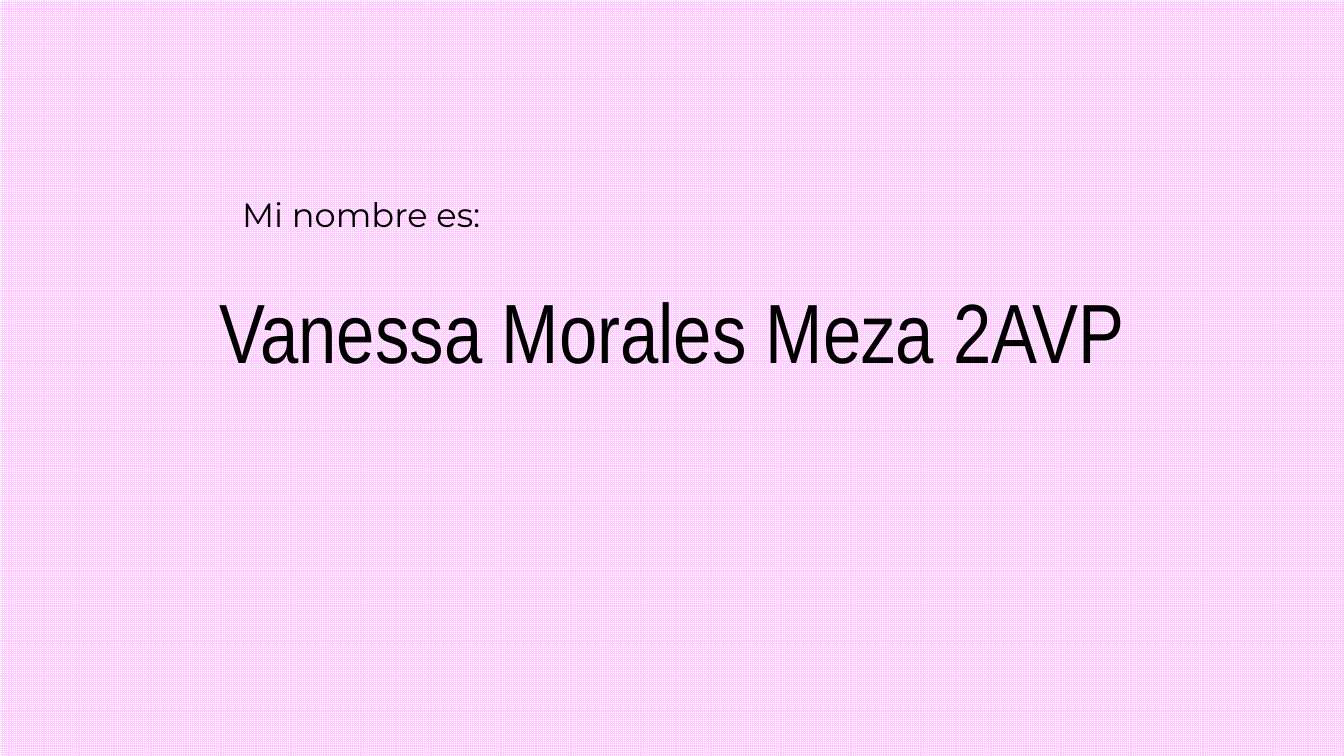
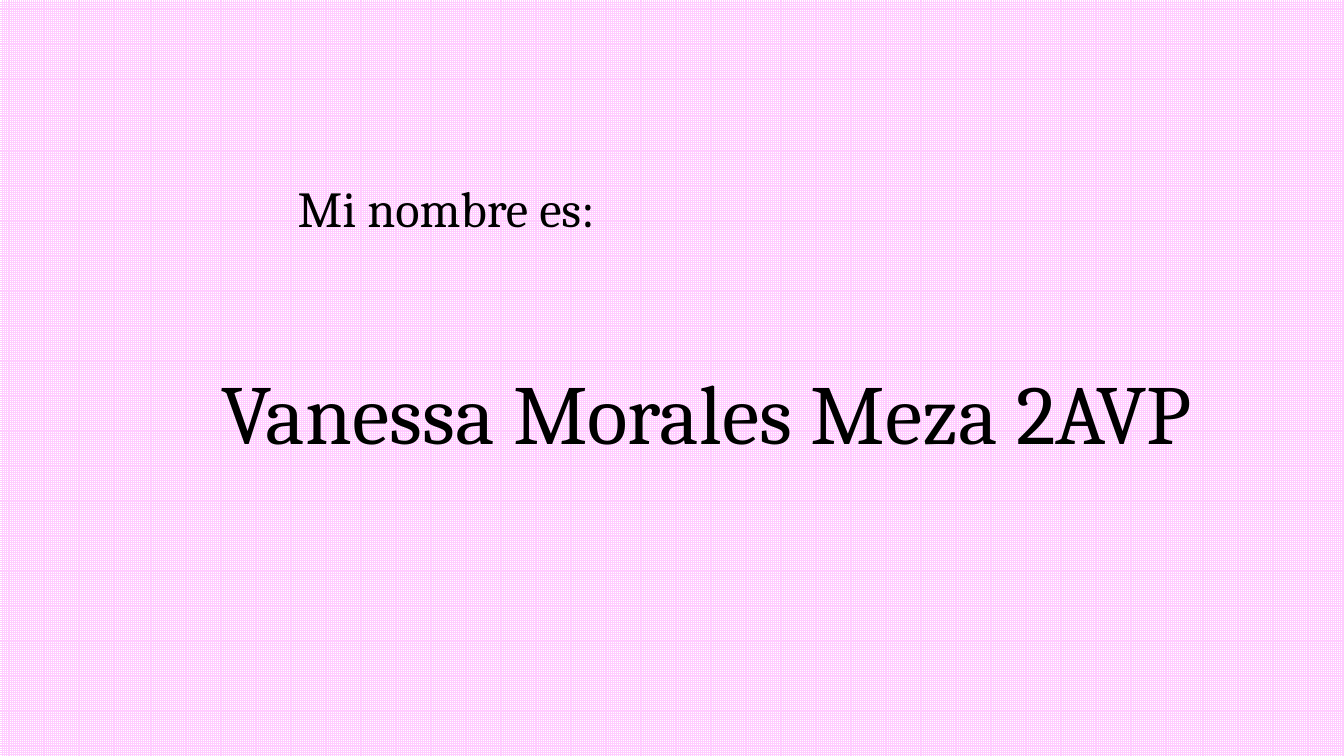
Before and after one commit to vanessavl7/culturadigital2, a slide deck: slide 1 of parcial 1/Practica 2.pptx. Drawn at 1344x756 pixels with LibreOffice and Linux fonts; fonts in the diff are those of the drawing. Boxes give left, top, right and bottom in pixels: in the first picture for what was removed or moved away, otherwise in the second. Text is boxed around its words. In the diff, an @@ line names an element or a change of style, - is before the commit and + after.

```diff
--- a/parcial 1/Practica 2.pptx
+++ b/parcial 1/Practica 2.pptx
@@ subtitle "Mi nombre es:": place and size @@
-subtitle "Mi nombre es:" at [242,195,480,235]
+subtitle "Mi nombre es:" at [298,180,594,237]
@@ subtitle "Mi nombre es:" at [298,180,594,237]: size 24 to 36 pt, font Montserrat to Cambria @@
@@ title "Vanessa Morales Meza 2AVP": place and size @@
-title "Vanessa Morales Meza 2AVP" at [219,296,1124,377]
+title "Vanessa Morales Meza 2AVP" at [221,368,1191,463]
@@ title "Vanessa Morales Meza 2AVP" at [221,368,1191,463]: font Arial Narrow to Cambria @@
```
Also in this commit, not shown: 2 slides added.
